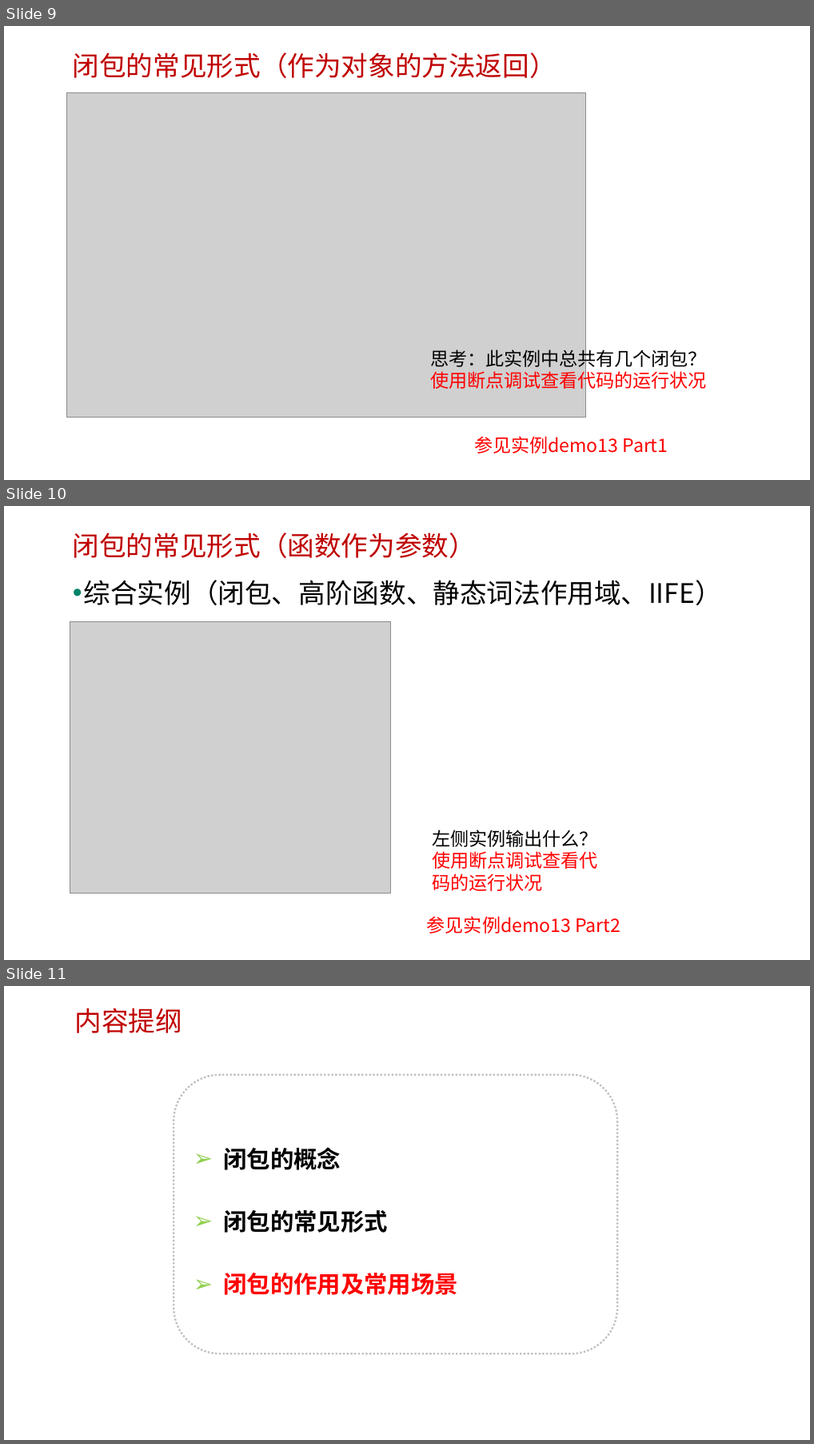
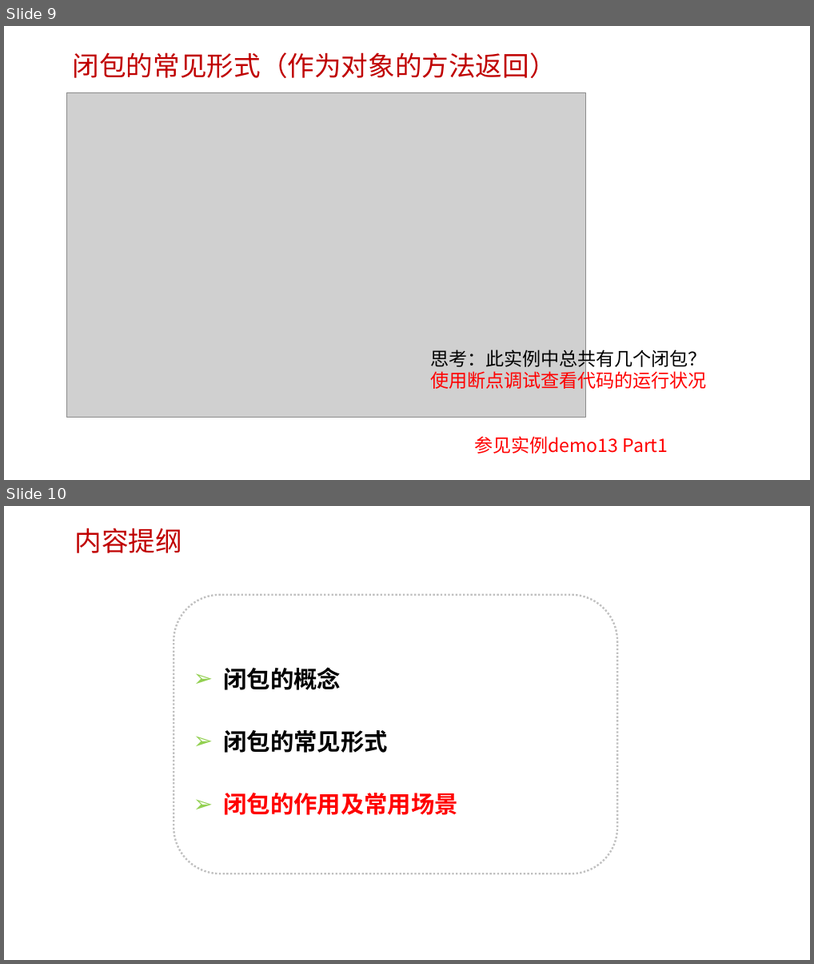
Before and after one commit to edu2act/course-javascript-advanced, a slide deck: 课程PPT/12.JS闭包.pptx. Shown one above the other, each under a label of ours: slides 9, 10 and 11 before the commit, slides 9 and 10 after it. The pictures are 814x1444 and 814x964 pixels, drawn with LibreOffice and Linux fonts; fonts in the diff are those of the drawing; grey boxes stand for pictures; background and template pictures are left out. Boxes give left, top, right and bottom in pixels: in the first picture for what was removed or moved away, otherwise in the second. Text is boxed around its words. In the diff, an @@ line names an element or a change of style, - is before the commit and + after.

```diff
--- a/课程PPT/12.JS闭包.pptx
+++ b/课程PPT/12.JS闭包.pptx
@@ slide 10 removed at (x1=4, y1=506, x2=810, y2=960), background picture (left out) @@
@@ text removed at (x1=73, y1=532, x2=476, y2=558) @@
-闭包的常见形式（函数作为参数）
@@ text removed at (x1=84, y1=580, x2=722, y2=605) @@
-• 综合实例（闭包、高阶函数、静态词法作用域、IIFE）
@@ picture removed at (x1=70, y1=621, x2=391, y2=892) @@
@@ text removed at (x1=432, y1=829, x2=598, y2=891) @@
-左侧实例输出什么？
-使用断点调试查看代码的运行状况
@@ text removed at (x1=427, y1=916, x2=621, y2=933) @@
-参见实例demo13 Part2
@@ what was slide 11 is now slide 10 @@
```
Also in this commit, not shown: 2 slides changed, 7 other files.
